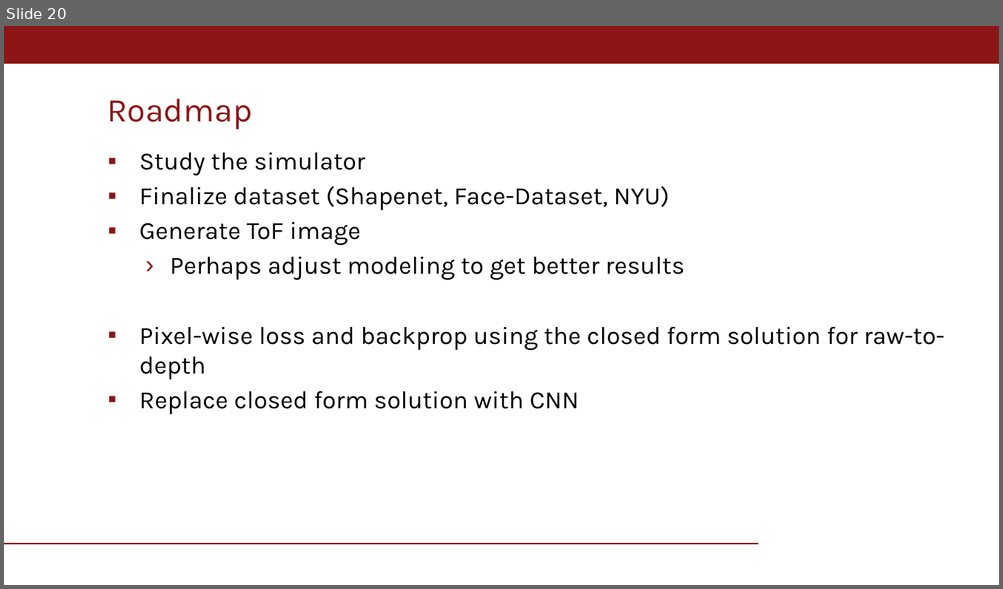
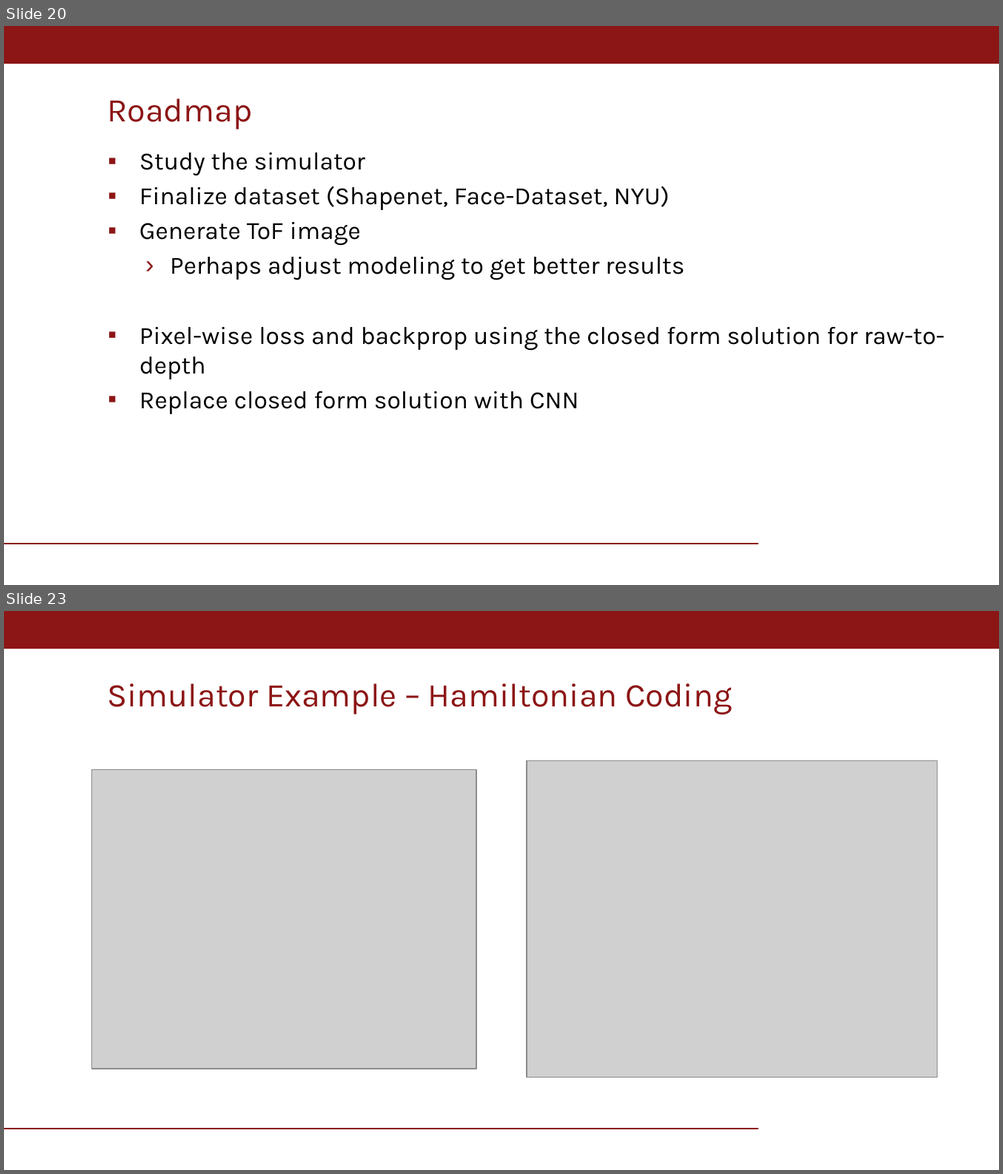
Before and after one commit to nsgaudio/ToF-Coding-Function-Optimization, a slide deck: CS231N_project_v2.pptx. Shown one above the other, each under a label of ours: slide 20 before the commit, slides 20 and 23 after it; the slides between them are not shown. The pictures are 1003x589 and 1003x1174 pixels, drawn with LibreOffice and Linux fonts; fonts in the diff are those of the drawing; grey boxes stand for pictures; background and template pictures are left out. Boxes give left, top, right and bottom in pixels: in the first picture for what was removed or moved away, otherwise in the second. Text is boxed around its words. In the diff, an @@ line names an element or a change of style, - is before the commit and + after.

```diff
--- a/CS231N_project_v2.pptx
+++ b/CS231N_project_v2.pptx
@@ slide 23 added at <box>4,611,999,1170</box>, background #FFFFFF; not listed: 2 template elements that a slide beside it also shows @@
@@ title added at <box>107,684,731,715</box>, 24 pt, text #8C1515 @@
+Simulator Example – Hamiltonian Coding
@@ picture added at <box>526,761,937,1077</box> @@
@@ picture added at <box>91,770,476,1070</box> @@
```
Also in this commit, not shown: 1 slide changed, 3 other slides added, 1 other file.
